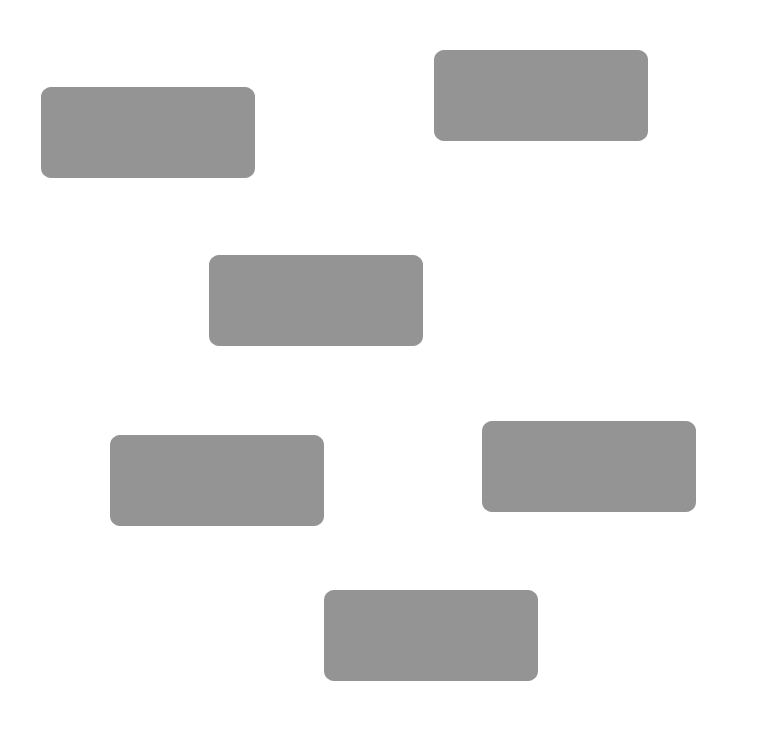
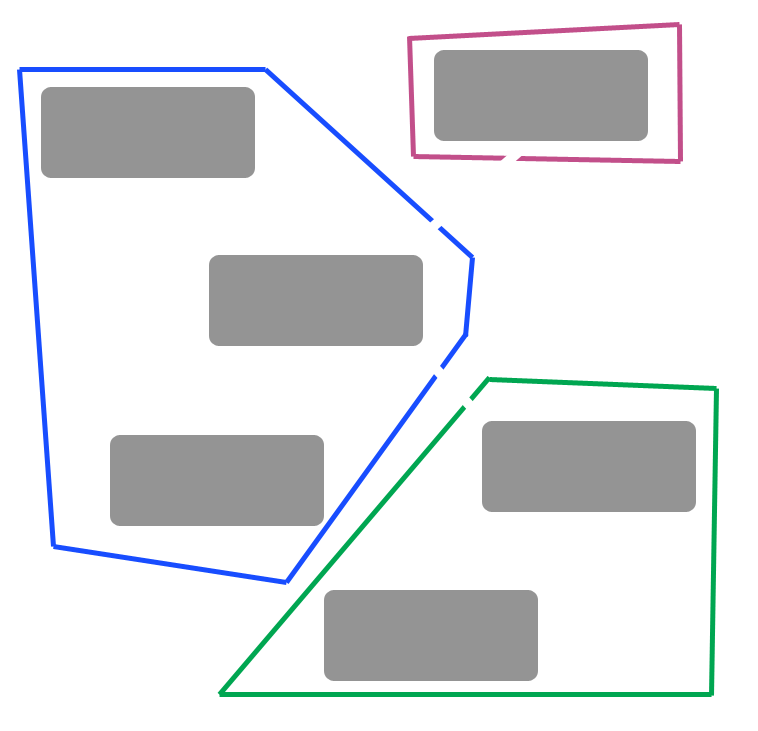
Layered file, before and after one edit (758×731). Changes by layer:
added layer "Shape 26" above "Shape 22" over 407, 22, 683, 164
added layer "Shape 22" above "Shape 16" over 17, 67, 475, 585
added layer "Shape 16" above "Shape 12 copy" over 217, 376, 719, 697
